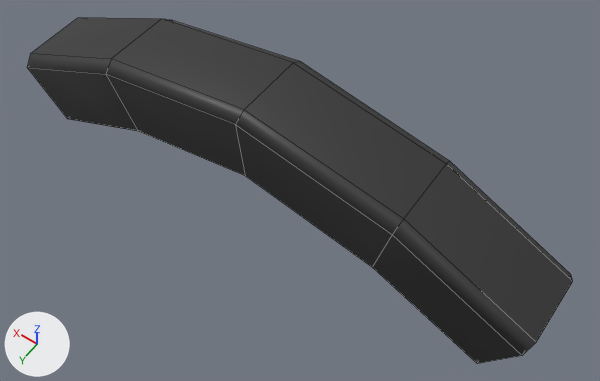
The FBX model Orisha-Unity/Assets/Graph/Environment/Ruines/FBX_ruine_03.fbx, before and after one commit.
One viewpoint serves both versions: a 50 mm camera at (-2.18, 2.74, 4.08) aimed at (-0.26, 0.05, -0.15). Arrows for +X, +Y and +Z are at lower left; the lights stay in place. Mesh edges are drawn as thin lines. Where no turn or scale is listed for an object, it has been applied to the vertices.

In view in the first picture: 'ruine_03'.
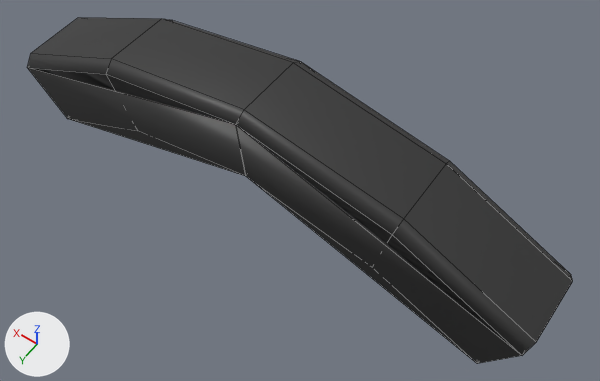
Boxes (x1, y1, x2, y2) around the edits, measured in the pictures (600 x 381 px):
'ruine_03.003', added (black): after (28, 68, 522, 364)

The change, as a diff of the scene's bpy script:
```diff
--- a/Orisha-Unity/Assets/Graph/Environment/Ruines/FBX_ruine_03.fbx.py
+++ b/Orisha-Unity/Assets/Graph/Environment/Ruines/FBX_ruine_03.fbx.py
@@ me_mesh_003 @@
+me_mesh_003.from_pydata([(0.0, -0.32, 0.55), (0.0, 0.32, 0.55), (-1.95, 0.32, -0.09), (-1.95, -0.32, -0.09), (-1.73, 0.27, -0.52), (0.0, 0.27, 0.03), (1.95, 0.32, -0.09), (1.95, -0.32, -0.09), (1.73, 0.27, -0.52)], [], [(4, 5, 0, 3), (3, 0, 1, 2), (2, 1, 5, 4), (3, 2, 4), (8, 7, 0, 5), (6, 8, 5, 1), (7, 6, 1, 0), (7, 8, 6)])
+me_mesh_003.materials.append(mat_lambert2)  # black #323232
@@ ob_ruine_03_003 @@
+ob_ruine_03_003 = bpy.data.objects.new('ruine_03.003', me_mesh_003)
+ob_ruine_03_003.location = (0.0, 0.0, 0.0)
```
